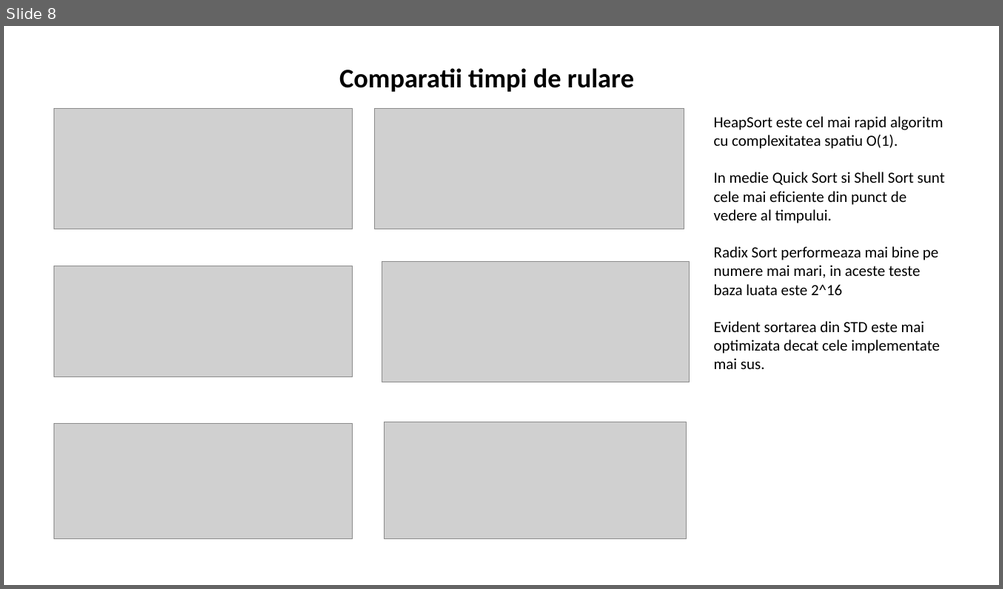
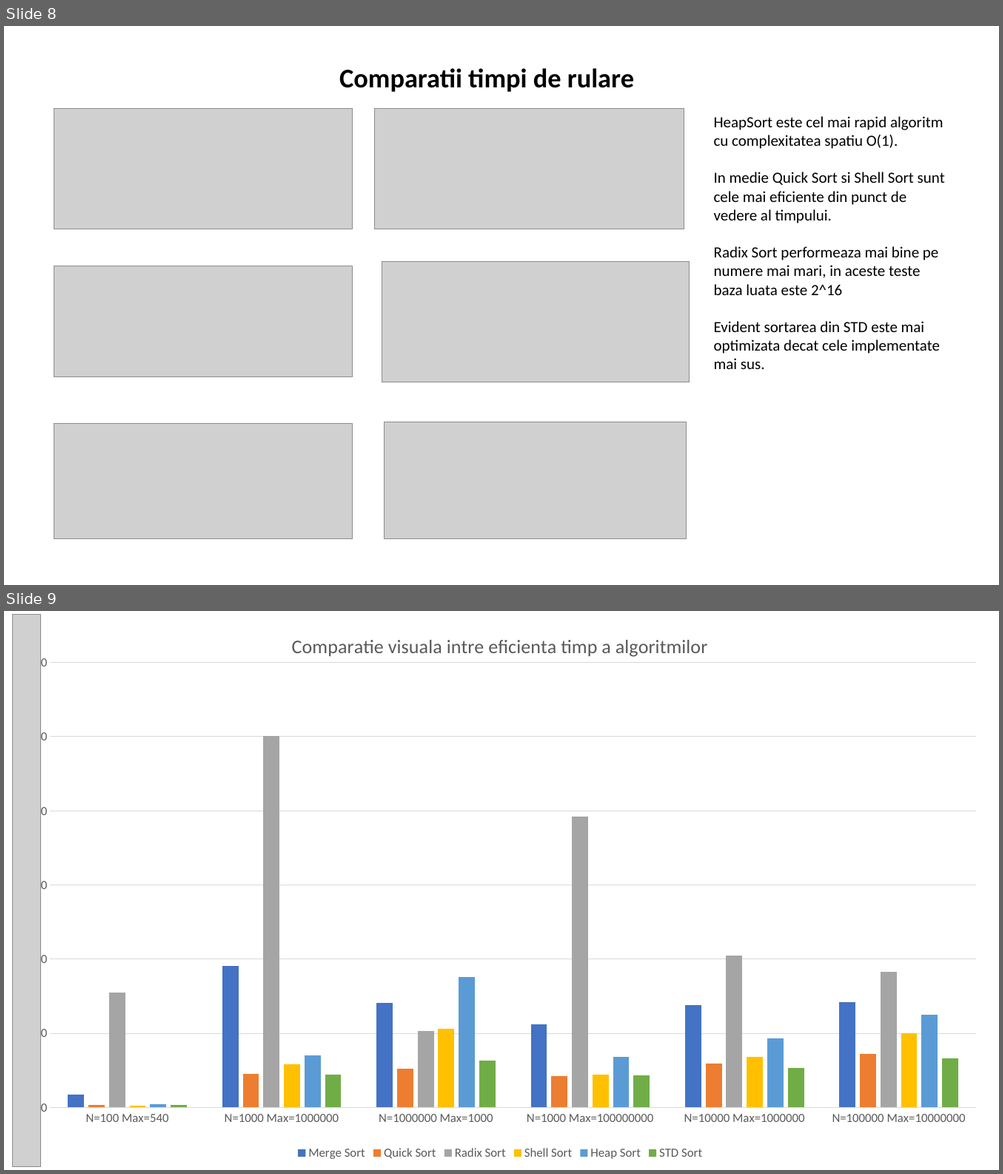
Before and after one commit to MilanMj11/SD, a slide deck: Tema1SD.pptx. Shown one above the other, each under a label of ours: slide 8 before the commit, slides 8 and 9 after it. The pictures are 1003x589 and 1003x1174 pixels, drawn with LibreOffice and Linux fonts; fonts in the diff are those of the drawing; grey boxes stand for pictures. Boxes give left, top, right and bottom in pixels: in the first picture for what was removed or moved away, otherwise in the second. Text is boxed around its words. In the diff, an @@ line names an element or a change of style, - is before the commit and + after.

```diff
--- a/Tema1SD.pptx
+++ b/Tema1SD.pptx
@@ slide 9 added at (4, 611, 999, 1170), background #FFFFFF @@
@@ column chart added at (10, 616, 990, 1165) @@
+title "Comparatie visuala intre eficienta timp a algoritmilor "
+categories: N=100 Max=540, N=1000 Max=1000000, N=1000000 Max=1000, N=1000 Max=100000000, N=10000 Max=1000000, N=100000 Max=10000000
+Merge Sort: 30, 380, 280, 220, 270, 280
+Quick Sort: 10, 90, 100, 80, 120, 140
+Radix Sort: 310, 1000, 210, 780, 410, 370
+Shell Sort: 0, 120, 210, 90, 140, 200
+Heap Sort: 10, 140, 350, 140, 190, 250
+STD Sort: 10, 90, 130, 90, 110, 130
@@ picture added at (12, 614, 40, 1167) @@
```
